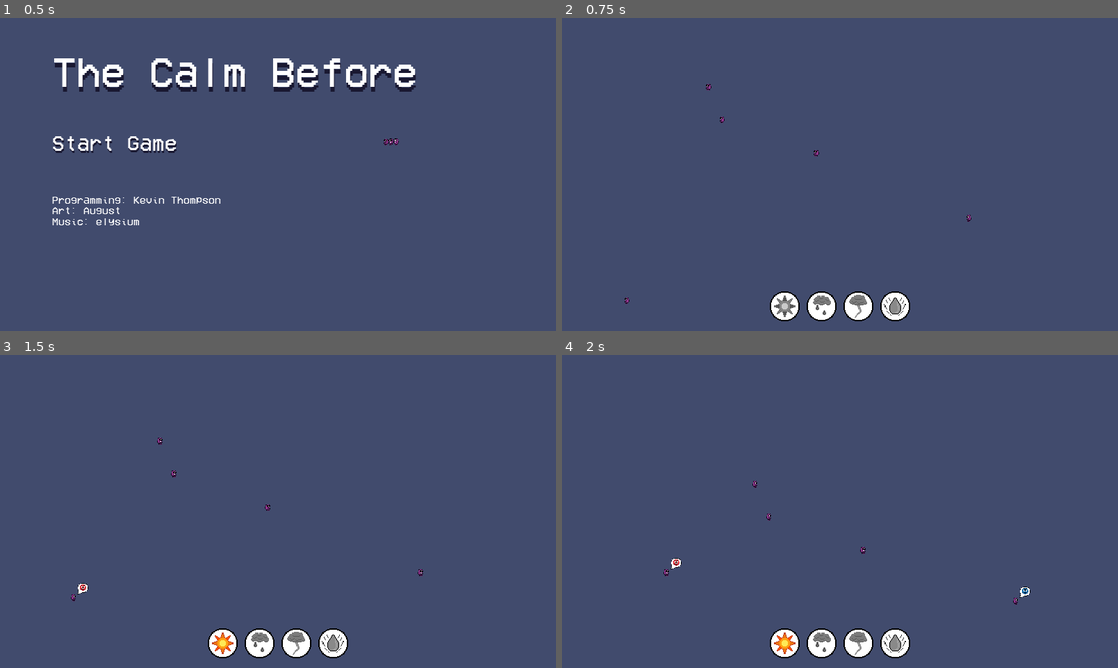
Above: before the commit, frames 1-4 (two rows, left to right).
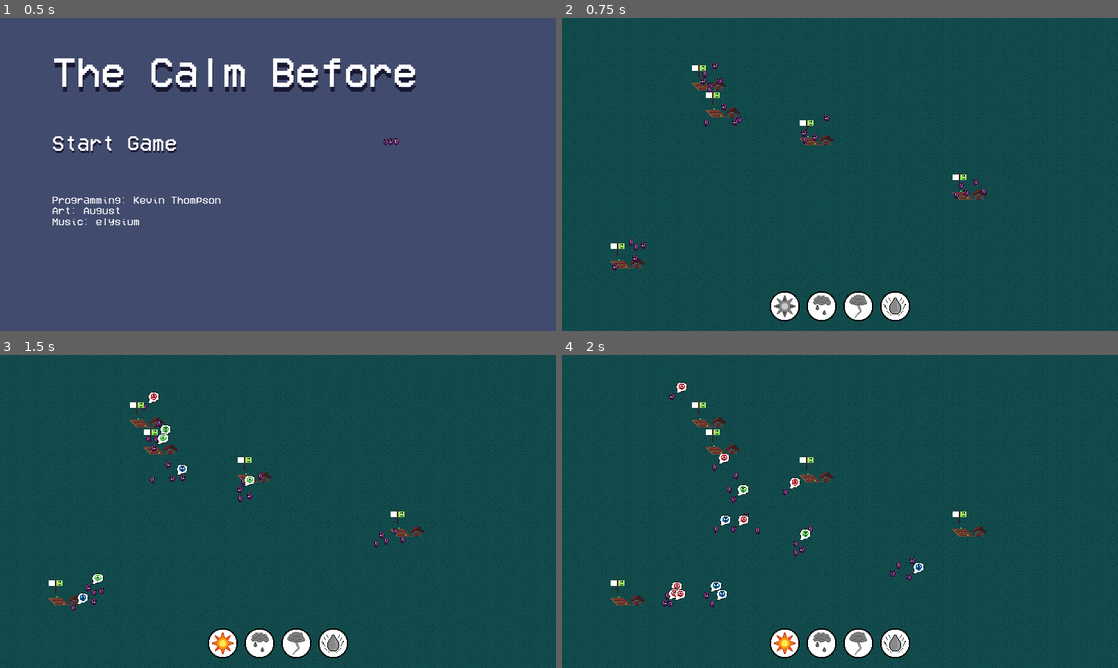
Above: after the commit, the same moments.

Repository: kevinthompson/mini-jam-26-storms
Game: Godot game, scene res://Scenes/Title/TitleScreen.tscn
Same seed, same stepped clock (60 frames per second), same inputs: the game is played once before the commit and once after it.
Inputs (mouse positions are in pixels of both pictures, inside the frame that each line leads up to):
- Up to frame 1 (0.5 s): no input
- Up to frame 2 (0.75 s): click "Start Game" at 0.5 s
- Up to frame 3 (1.5 s): click (222, 642) at 1.25 s
- Up to frame 4 (2 s): no input

Frame 1 is identical in both runs. In frame 2, 98% of the frame differs, in the area x 0-100%, y 0-100%; in frame 3, 98%; in frame 4, 98%.

Commit message:
in progress

Diff:
--- a/Scenes/Alien/Alien.tscn
+++ b/Scenes/Alien/Alien.tscn
@@ -49,8 +49,9 @@
 hframes = 3
 
 [node name="CollisionShape2D" type="CollisionShape2D" parent="."]
+visible = false
 position = Vector2( -1.52588e-05, -0.435974 )
-shape = SubResource( 4 )
+shape = SubResource( 1 )
 
 [node name="AnimationPlayer" type="AnimationPlayer" parent="."]
 anims/Idle = SubResource( 2 )
--- a/Scenes/Game/Game.gd
+++ b/Scenes/Game/Game.gd
@@ -20,7 +20,7 @@
   var view_size = get_viewport_rect().size / ctrans.get_scale()
 
   min_pos = -ctrans.get_origin() / ctrans.get_scale()
-  max_pos = min_pos + view_size
+  max_pos = min_pos + view_size - Vector2(0,100)
 
   spawn_tribes()
 
@@ -33,7 +33,7 @@
   for i in range(tribe_count):
     var spawn_position = Vector2(rand_range(min_pos.x + 64, max_pos.x - 64), rand_range(min_pos.y + 64, max_pos.y - 64))
     var new_tribe = tribe_scene.instance()
-    new_tribe.position = spawn_position
+    new_tribe.get_node("Sprite").position = spawn_position
     tribes.append(new_tribe)
     $World/Tribes.add_child(new_tribe)
 
--- a/Scenes/Game/Game.tscn
+++ b/Scenes/Game/Game.tscn
@@ -1,43 +1,44 @@
-[gd_scene load_steps=19 format=2]
+[gd_scene load_steps=20 format=2]
 
 [ext_resource path="res://Scenes/Game/Game.gd" type="Script" id=1]
 [ext_resource path="res://Scenes/Tribe/Tribe.tscn" type="PackedScene" id=2]
-[ext_resource path="res://Scenes/Game/Interface.gd" type="Script" id=3]
-[ext_resource path="res://Fonts/vcr_96.tres" type="DynamicFont" id=4]
-[ext_resource path="res://Scenes/Game/TitleButton.tscn" type="PackedScene" id=5]
-[ext_resource path="res://Scenes/Game/TitleButton.gd" type="Script" id=6]
-[ext_resource path="res://Art/Buttons/Weather.png" type="Texture" id=7]
+[ext_resource path="res://Art/Landscape/Grass.png" type="Texture" id=3]
+[ext_resource path="res://Scenes/Game/Interface.gd" type="Script" id=4]
+[ext_resource path="res://Fonts/vcr_96.tres" type="DynamicFont" id=5]
+[ext_resource path="res://Scenes/Game/TitleButton.tscn" type="PackedScene" id=6]
+[ext_resource path="res://Scenes/Game/TitleButton.gd" type="Script" id=7]
+[ext_resource path="res://Art/Buttons/Weather.png" type="Texture" id=8]
 
 [sub_resource type="AtlasTexture" id=2]
-atlas = ExtResource( 7 )
+atlas = ExtResource( 8 )
 region = Rect2( 40, 0, 40, 40 )
 
 [sub_resource type="AtlasTexture" id=3]
-atlas = ExtResource( 7 )
+atlas = ExtResource( 8 )
 region = Rect2( 0, 0, 40, 40 )
 
 [sub_resource type="AtlasTexture" id=4]
-atlas = ExtResource( 7 )
+atlas = ExtResource( 8 )
 region = Rect2( 120, 0, 40, 40 )
 
 [sub_resource type="AtlasTexture" id=5]
-atlas = ExtResource( 7 )
+atlas = ExtResource( 8 )
 region = Rect2( 80, 0, 40, 40 )
 
 [sub_resource type="AtlasTexture" id=6]
-atlas = ExtResource( 7 )
+atlas = ExtResource( 8 )
 region = Rect2( 200, 0, 40, 40 )
 
 [sub_resource type="AtlasTexture" id=7]
-atlas = ExtResource( 7 )
+atlas = ExtResource( 8 )
 region = Rect2( 160, 0, 40, 40 )
 
 [sub_resource type="AtlasTexture" id=8]
-atlas = ExtResource( 7 )
+atlas = ExtResource( 8 )
 region = Rect2( 280, 0, 40, 40 )
 
 [sub_resource type="AtlasTexture" id=9]
-atlas = ExtResource( 7 )
+atlas = ExtResource( 8 )
 region = Rect2( 240, 0, 40, 40 )
 
 [sub_resource type="RectangleShape2D" id=10]
@@ -53,13 +54,21 @@
 script = ExtResource( 1 )
 tribe_scene = ExtResource( 2 )
 
+[node name="Background" type="TextureRect" parent="."]
+anchor_right = 1.0
+anchor_bottom = 1.0
+margin_right = 1290.0
+margin_bottom = 730.0
+texture = ExtResource( 3 )
+stretch_mode = 2
+
 [node name="World" type="YSort" parent="."]
 
 [node name="Tribes" type="YSort" parent="World"]
 
 [node name="Interface" type="CanvasLayer" parent="."]
 pause_mode = 2
-script = ExtResource( 3 )
+script = ExtResource( 4 )
 
 [node name="Pause" type="Control" parent="Interface"]
 pause_mode = 2
@@ -101,12 +110,13 @@
 size_flags_vertical = 3
 alignment = 1
 
-[node name="MainMenuButton" parent="Interface/Pause/Menu/CenterRow/Buttons" instance=ExtResource( 5 )]
+[node name="MainMenuButton" parent="Interface/Pause/Menu/CenterRow/Buttons" instance=ExtResource( 6 )]
 margin_top = 205.0
 margin_bottom = 265.0
-script = ExtResource( 6 )
+script = ExtResource( 7 )
 
 [node name="Controls" type="Control" parent="Interface"]
+editor/display_folded = true
 anchor_top = 1.0
 anchor_right = 1.0
 anchor_bottom = 1.0
@@ -114,6 +124,7 @@
 size_flags_vertical = 3
 
 [node name="StormButtons" type="HBoxContainer" parent="Interface/Controls"]
+editor/display_folded = true
 anchor_top = 1.0
 anchor_right = 1.0
 anchor_bottom = 1.0
@@ -171,6 +182,10 @@
 current = true
 
 [node name="Boundaries" type="Node2D" parent="Camera2D"]
+editor/display_folded = true
+__meta__ = {
+"_edit_lock_": true
+}
 
 [node name="LeftWall" type="StaticBody2D" parent="Camera2D/Boundaries"]
 editor/display_folded = true
@@ -195,7 +210,11 @@
 shape = SubResource( 10 )
 
 [node name="TopWall" type="StaticBody2D" parent="Camera2D/Boundaries"]
+editor/display_folded = true
 position = Vector2( 620, 0 )
+__meta__ = {
+"_edit_group_": true
+}
 
 [node name="CollisionShape2D" type="CollisionShape2D" parent="Camera2D/Boundaries/TopWall"]
 position = Vector2( 20, 0 )
--- a/Scenes/Tribe/Tribe.gd
+++ b/Scenes/Tribe/Tribe.gd
@@ -14,8 +14,8 @@
 # Lifecycle Methods
 # ==============================
 func _ready() -> void:
-  min_pos = Vector2(-40,-40)
-  max_pos = Vector2(40,40)
+  min_pos = $Sprite.position - Vector2(40,40)
+  max_pos = $Sprite.position + Vector2(40,40)
 
   spawn_aliens()
 
@@ -28,7 +28,7 @@
   for i in range(alien_count):
     var spawn_position = Vector2(rand_range(min_pos.x, max_pos.x), rand_range(min_pos.y, max_pos.y))
     var new_alien = alien_scene.instance()
-    new_alien.position = Vector2()
+    new_alien.position = spawn_position
     aliens.append(new_alien)
     add_child(new_alien)
 
--- a/Scenes/Tribe/Tribe.tscn
+++ b/Scenes/Tribe/Tribe.tscn
@@ -1,9 +1,14 @@
-[gd_scene load_steps=3 format=2]
+[gd_scene load_steps=4 format=2]
 
 [ext_resource path="res://Scenes/Tribe/Tribe.gd" type="Script" id=1]
 [ext_resource path="res://Scenes/Alien/Alien.tscn" type="PackedScene" id=2]
+[ext_resource path="res://Art/Camps/Camp.png" type="Texture" id=3]
 
-[node name="Tribe" type="Node2D"]
+[node name="Tribe" type="YSort"]
 script = ExtResource( 1 )
-alien_count = 1
 alien_scene = ExtResource( 2 )
+
+[node name="Sprite" type="Sprite" parent="."]
+texture = ExtResource( 3 )
+hframes = 5
+frame = 2
Binary file added: Art/Camps/Camp.png
Not shown, added: Art/Camps/Camp.png.import
Binary file added: Art/Landscape/Bush.png
Not shown, added: Art/Landscape/Bush.png.import
Binary file added: Art/Landscape/Grass.png
Not shown, added: Art/Landscape/Grass.png.import
Binary file added: Art/Landscape/Plant.png
Not shown, added: Art/Landscape/Plant.png.import
Not shown: 1 places in Scenes/Alien/Alien.tscn that only renumber resources
Not shown: 1 places in Scenes/Game/Game.tscn that only renumber resources
